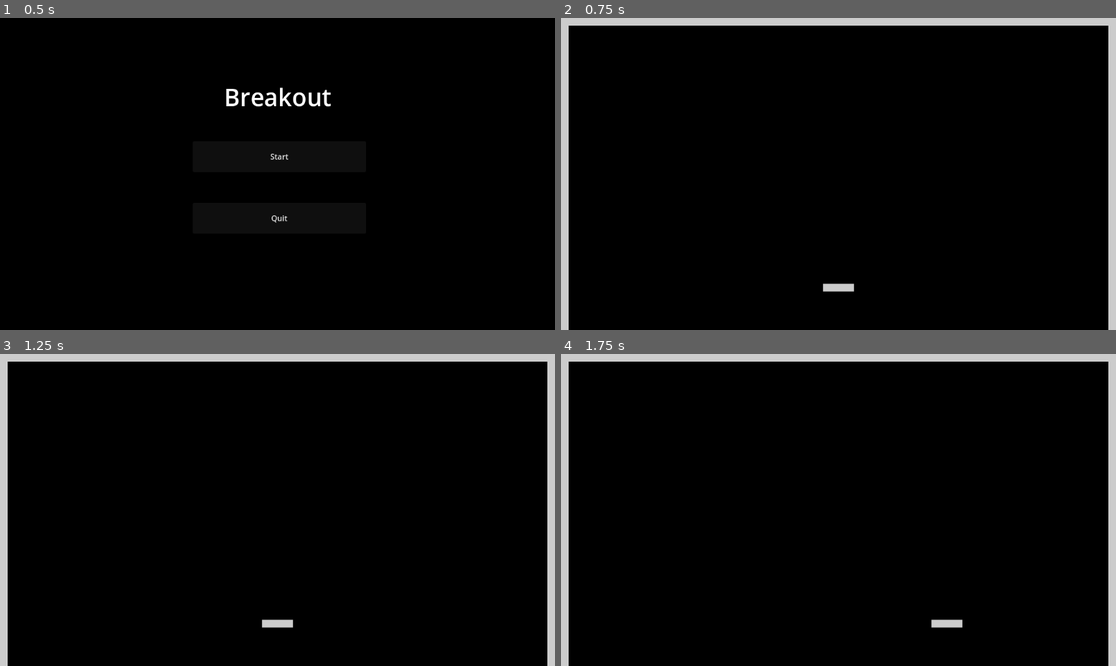
Above: before the commit, frames 1-4 (two rows, left to right).
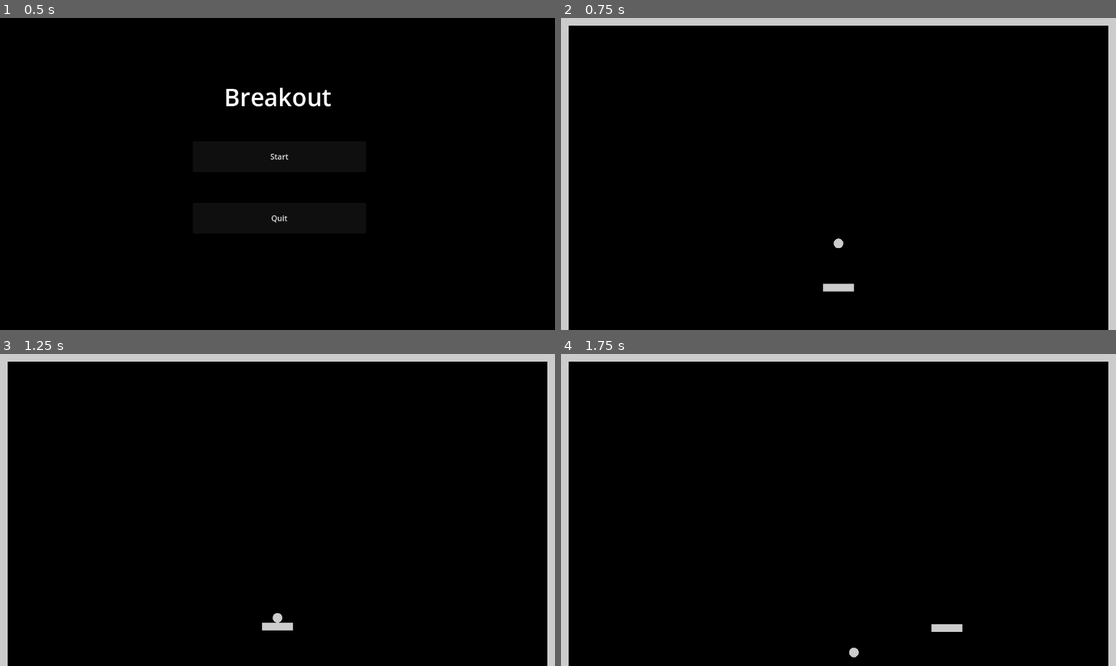
Above: after the commit, the same moments.

Repository: 5tupidmuffin/gd_breakout
Game: Godot game, scene res://scenes/menu/menu.tscn
The game is run twice, just before and just after one commit, with the same random seed, the same clock (stepped at 60 frames per second) and the same inputs.
Inputs:
- Up to frame 1 (0.5 s): no input
- Up to frame 2 (0.75 s): click "Start" at 0.5 s
- Up to frame 3 (1.25 s): no input
- Up to frame 4 (1.75 s): tap Enter at 1.25 s; hold Right (ui_right) from 1.28 s (still down)

Frame 1 is identical in both runs. In frame 2, less than 0.1% of the frame differs, in the area x 49-51%, y 70-74%; in frame 3, 0.1%; in frame 4, 0.2%, in the area x 51-73%, y 85-98%.

Commit message:
created ball

Diff:
--- /dev/null
+++ b/entities/ball/ball.gd
@@ -0,0 +1,14 @@
+extends RigidBody2D
+class_name Ball
+
+
+@onready var collision_shape_2d: CollisionShape2D = $CollisionShape2D
+const WHITE := Color("cccccc")
+
+
+func _draw() -> void:
+	draw_circle(
+		Vector2.ZERO,
+		collision_shape_2d.shape.radius,
+		WHITE
+	)
--- /dev/null
+++ b/entities/ball/ball.tscn
@@ -0,0 +1,11 @@
+[gd_scene load_steps=3 format=3 uid="uid://ecl5ol3vepaj"]
+
+[ext_resource type="Script" path="res://entities/ball/ball.gd" id="1_nqrs5"]
+
+[sub_resource type="CircleShape2D" id="CircleShape2D_1qh3k"]
+
+[node name="Ball" type="RigidBody2D"]
+script = ExtResource("1_nqrs5")
+
+[node name="CollisionShape2D" type="CollisionShape2D" parent="."]
+shape = SubResource("CircleShape2D_1qh3k")
--- a/scenes/game/game.tscn
+++ b/scenes/game/game.tscn
@@ -1,8 +1,9 @@
-[gd_scene load_steps=4 format=3 uid="uid://xi64rtsc6jnm"]
+[gd_scene load_steps=5 format=3 uid="uid://xi64rtsc6jnm"]
 
 [ext_resource type="Script" path="res://scenes/game/game.gd" id="1_yhdcr"]
 [ext_resource type="PackedScene" uid="uid://syowwubi0s7e" path="res://entities/wall/wall.tscn" id="1_yjis4"]
 [ext_resource type="PackedScene" uid="uid://26isrcdqyi7h" path="res://entities/paddle/paddle.tscn" id="2_7h3m7"]
+[ext_resource type="PackedScene" uid="uid://ecl5ol3vepaj" path="res://entities/ball/ball.tscn" id="4_kcs3r"]
 
 [node name="Game" type="Node2D"]
 script = ExtResource("1_yhdcr")
@@ -11,3 +12,6 @@
 
 [node name="Paddle" parent="." instance=ExtResource("2_7h3m7")]
 position = Vector2(576, 560)
+
+[node name="Ball" parent="." instance=ExtResource("4_kcs3r")]
+position = Vector2(576, 456)
